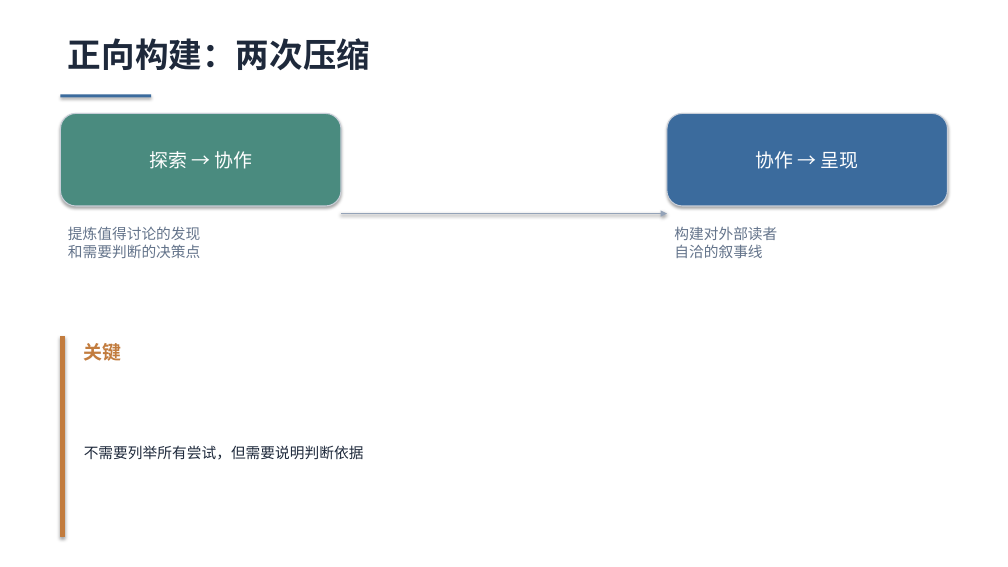
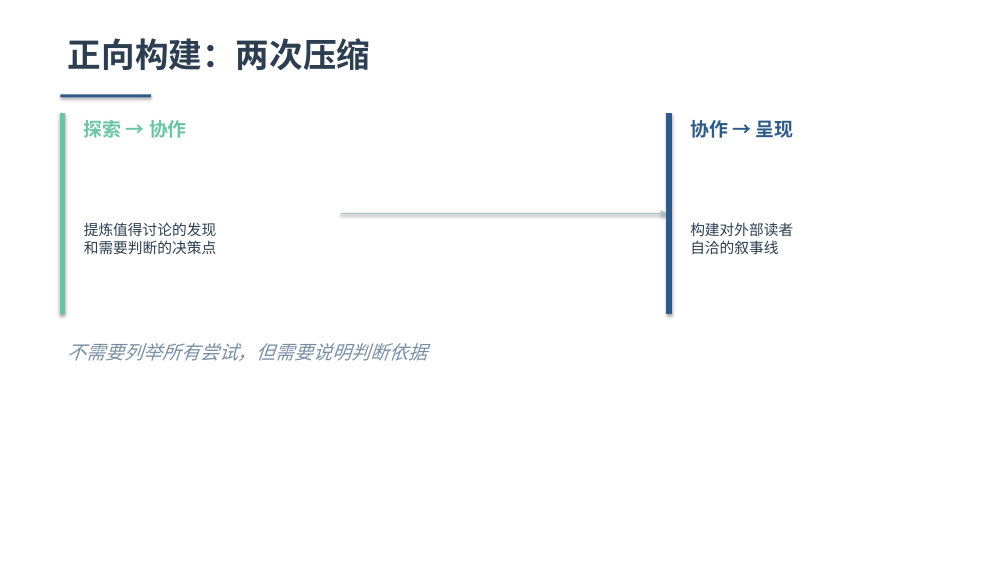
Before and after one commit to Lincyaw/paperops, a slide deck: slide 9 of examples/communication_friction/communication_friction.pptx. Drawn at 1008x567 pixels with LibreOffice and Linux fonts; fonts in the diff are those of the drawing. Boxes give left, top, right and bottom in pixels: in the first picture for what was removed or moved away, otherwise in the second. Text is boxed around its words. In the diff, an @@ line names an element or a change of style, - is before the commit and + after.

```diff
--- a/examples/communication_friction/communication_friction.pptx
+++ b/examples/communication_friction/communication_friction.pptx
@@ text "正向构建：两次压缩" at box(68, 38, 371, 70): text colour #1E293B to #2C3E50 @@
@@ rectangle at box(60, 95, 151, 98): fill #3B6B9D to #2E5A88 @@
@@ rectangle added at box(60, 113, 65, 314), fill #6BC4A6, outline #6BC4A6 1 pt @@
@@ text "探索 → 协作": place and size @@
-text "探索 → 协作" at box(60, 113, 341, 206)
+text "探索 → 协作" at box(84, 120, 187, 138)
@@ text "探索 → 协作" at box(84, 120, 187, 138): text colour #FFFFFF to #6BC4A6, bold on; alignment centre to left; vertical alignment middle to top; fill #4A8B7F to none; outline #C8CED8 1 pt to none; shadow off @@
@@ rectangle added at box(667, 113, 671, 314), fill #2E5A88, outline #2E5A88 1 pt @@
@@ text "协作 → 呈现": place and size @@
-text "协作 → 呈现" at box(667, 113, 948, 206)
+text "协作 → 呈现" at box(690, 120, 794, 138)
@@ text "协作 → 呈现" at box(690, 120, 794, 138): text colour #FFFFFF to #2E5A88, bold on; alignment centre to left; vertical alignment middle to top; fill #3B6B9D to none; outline #C8CED8 1 pt to none; shadow off @@
@@ text "提炼值得讨论的发现": place and size @@
-text "提炼值得讨论的发现" at box(68, 226, 201, 258)
+text "提炼值得讨论的发现" at box(84, 222, 217, 254)
@@ text "提炼值得讨论的发现" at box(84, 222, 217, 254): text colour #64748B to #2C3E50 @@
@@ arrow (341, 214) - (667, 214): stroke #94A3B8 1.5 pt to #B0BEC5 1.5 pt @@
@@ text "构建对外部读者" at box(690, 222, 793, 255): text colour #64748B to #2C3E50 @@
@@ text "构建对外部读者": place and size @@
-text "构建对外部读者" at box(674, 226, 777, 258)
+text "构建对外部读者" at box(690, 222, 793, 255)
@@ text "不需要列举所有尝试，但需要说明判断依据": place and size @@
-text "不需要列举所有尝试，但需要说明判断依据" at box(84, 445, 364, 460)
+text "不需要列举所有尝试，但需要说明判断依据" at box(68, 343, 427, 361)
@@ text "不需要列举所有尝试，但需要说明判断依据" at box(68, 343, 427, 361): size 14 to 18 pt, text colour #1E293B to #7B8FA3, italic on @@
@@ rectangle removed at box(60, 337, 65, 537) @@
@@ text removed at box(84, 343, 122, 361) @@
-关键
```
Also in this commit, not shown: 19 other slides changed, 2 other files.
